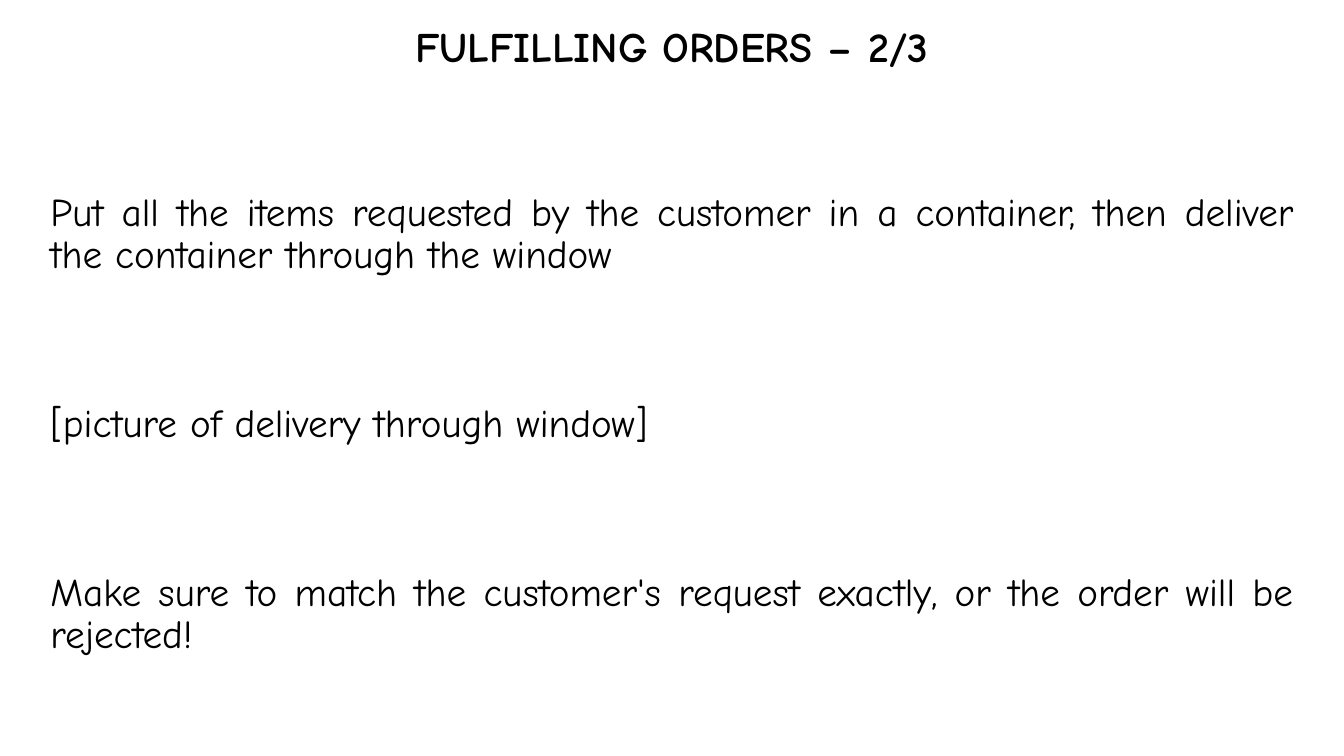
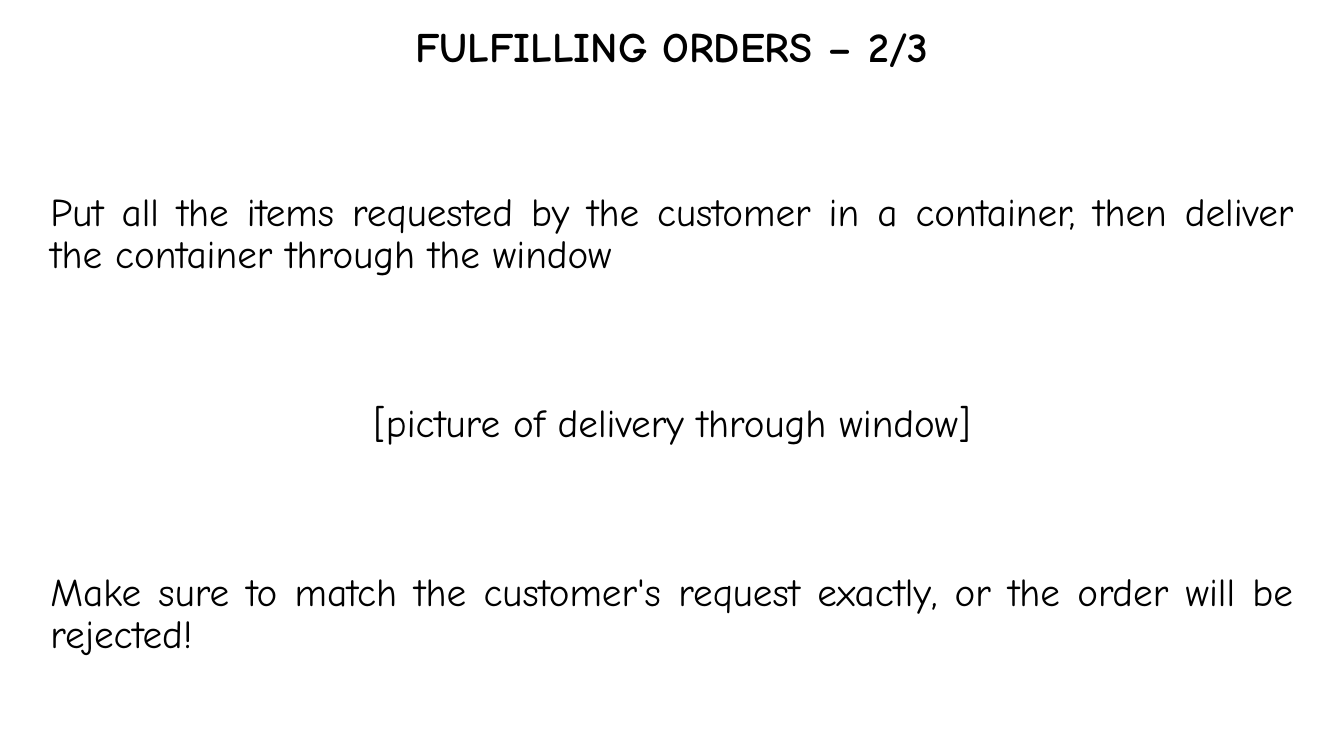
Before and after one commit to hwaet/LD48, a slide deck: slide 7 of Assets/Instructions/Source.pptx. Drawn at 1344x756 pixels with LibreOffice and Linux fonts; fonts in the diff are those of the drawing. Boxes give left, top, right and bottom in pixels: in the first picture for what was removed or moved away, otherwise in the second. Text is boxed around its words. In the diff, an @@ line names an element or a change of style, - is before the commit and + after.

```diff
--- a/Assets/Instructions/Source.pptx
+++ b/Assets/Instructions/Source.pptx
@@ text at (374,405,970,445): alignment justified to centre @@
```
Also in this commit, not shown: 9 other slides changed.
